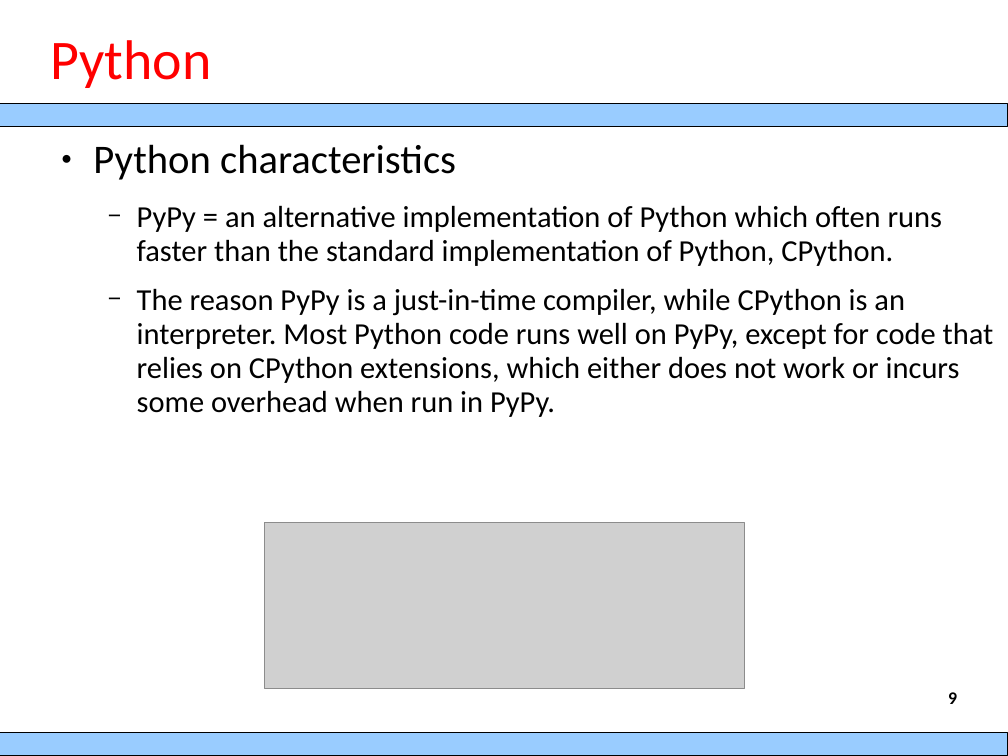
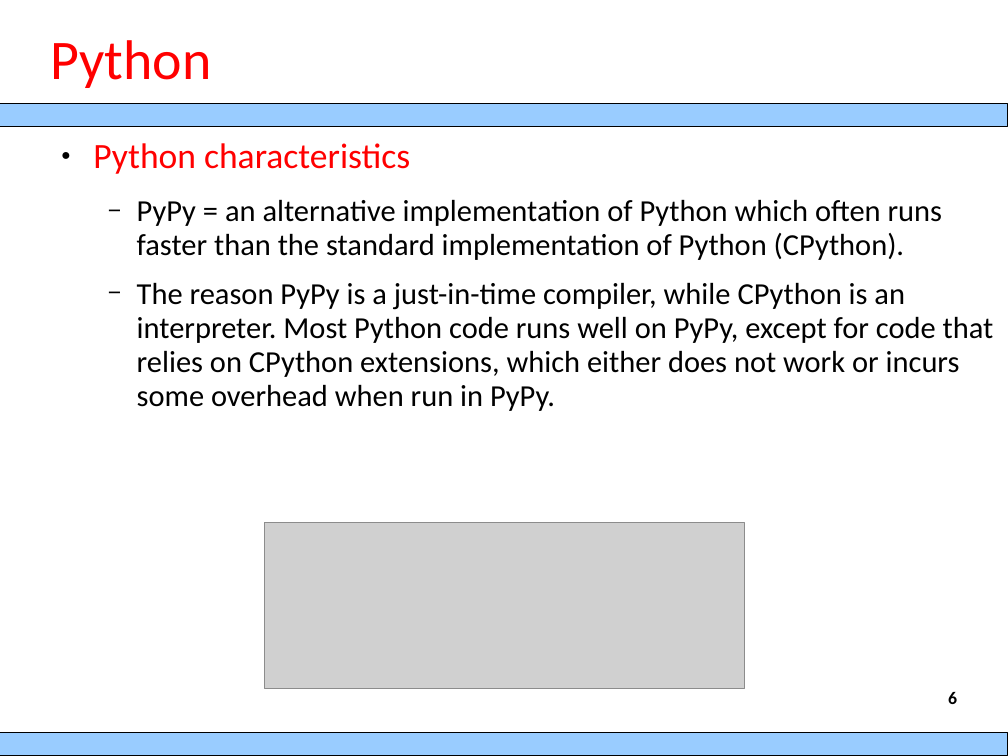
Before and after one commit to berradais/DNA-2021-2022, a slide deck: slide 6 of 2-Python_Basis/00.Python overview.ppt (slide 9 before the commit). Drawn at 1008x756 pixels with LibreOffice and Linux fonts; fonts in the diff are those of the drawing; grey boxes stand for pictures; background and template pictures are left out. Boxes give left, top, right and bottom in pixels: in the first picture for what was removed or moved away, otherwise in the second. Text is boxed around its words. In the diff, an @@ line names an element or a change of style, - is before the commit and + after.

Commit message:
update python basis

```diff
--- a/2-Python_Basis/00.Python overview.ppt
+++ b/2-Python_Basis/00.Python overview.ppt
@@ text at (x1=93, y1=143, x2=410, y2=174): size 32 to 28 pt, text colour #000000 to #FF0000 in "Python characteristics" @@
@@ text at (x1=137, y1=199, x2=943, y2=260): text changed @@
-  − PyPy = an alternative implementation of Python which often runs faster than the standard implementation of Python, CPython.
+  − PyPy = an alternative implementation of Python which often runs faster than the standard implementation of Python (CPython).
@@ page number at (x1=948, y1=692, x2=957, y2=704): text changed @@
-9
+6
```
Also in this commit, not shown: 4 other slides changed, 3 slides removed, 4 other files.
